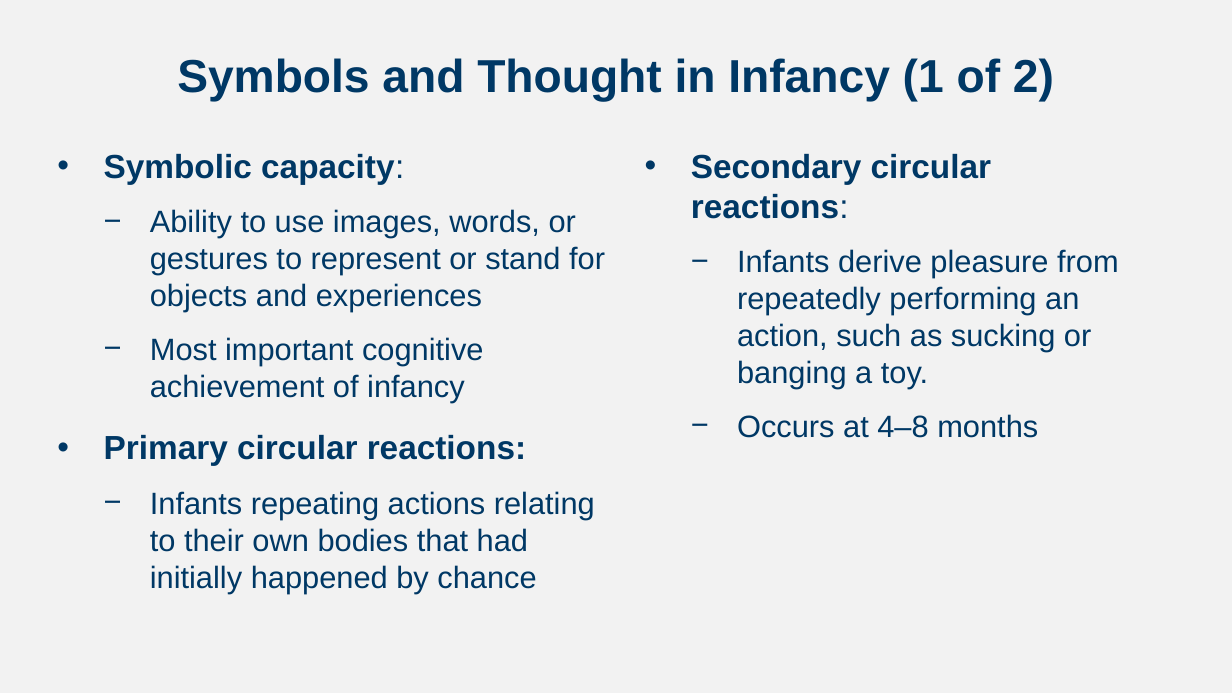
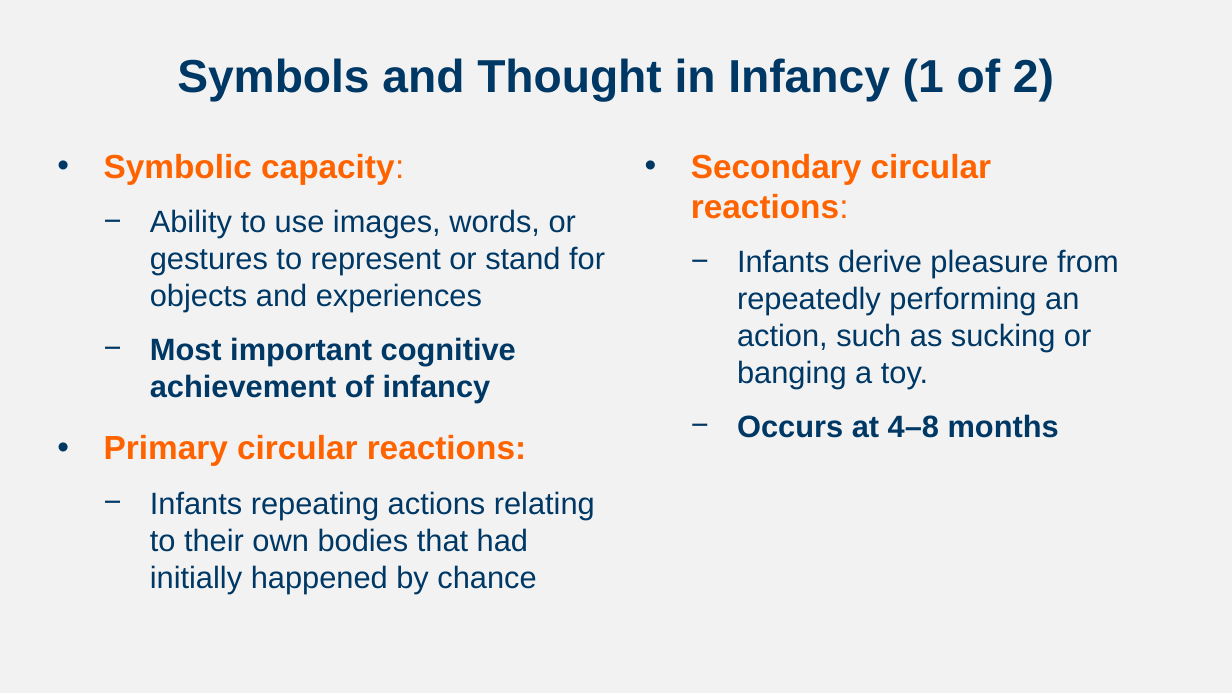
Before and after one commit to npm27/Teaching-Materials, a slide deck: slide 10 of Developmental Fall 23/Slides/Chapter 6.pptx (slide 9 before the commit). Drawn at 1232x693 pixels with LibreOffice and Linux fonts; fonts in the diff are those of the drawing. Boxes give left, top, right and bottom in pixels: in the first picture for what was removed or moved away, otherwise in the second. Text is boxed around its words. In the diff, an @@ line names an element or a change of style, - is before the commit and + after.

```diff
--- a/Developmental Fall 23/Slides/Chapter 6.pptx
+++ b/Developmental Fall 23/Slides/Chapter 6.pptx
@@ text at <box>104,153,526,466</box>: text colour #003865 to #FF6300 in "Symbolic capacity:", "Primary circular reactions:"; bold on in "Most important cognitive achievement of infancy" @@
@@ text at <box>691,153,1059,438</box>: text colour #003865 to #FF6300 in "Secondary circular reactions:"; bold on in "Occurs at 4–8 months" @@
```
Also in this commit, not shown: 9 other slides changed, 4 slides added, 1 slide removed, 1 other file.
